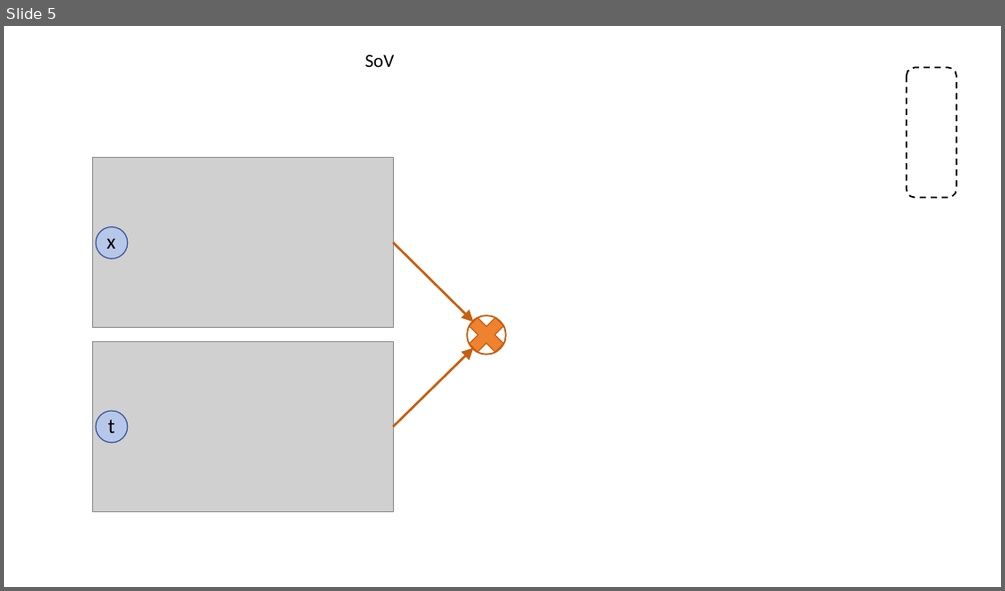
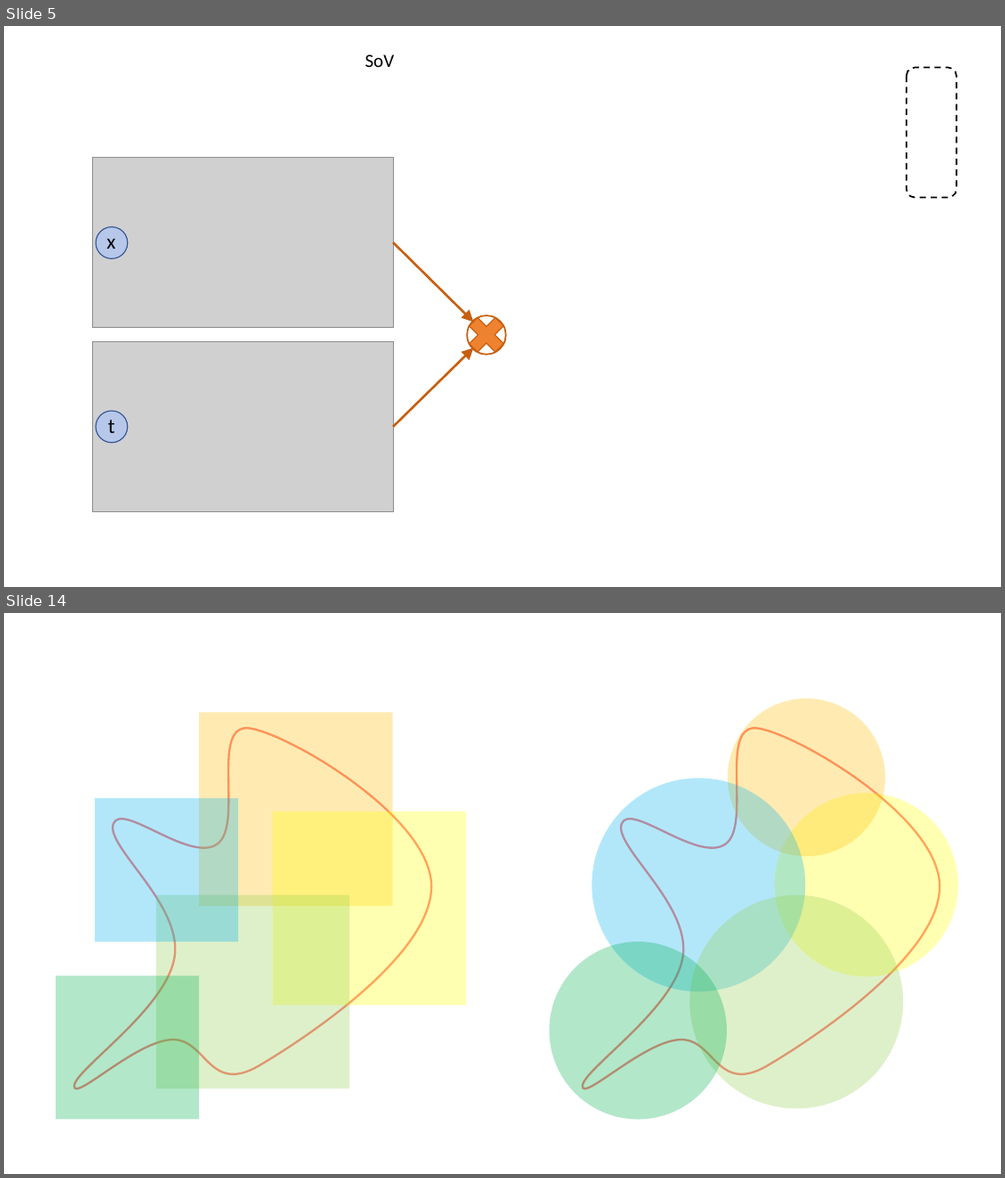
Before and after one commit to hanrui2003/pinn-pytorch, a slide deck: MLDA/论文画图.pptx. Shown one above the other, each under a label of ours: slide 5 before the commit, slides 5 and 14 after it; the slides between them are not shown. The pictures are 1005x591 and 1005x1178 pixels, drawn with LibreOffice and Linux fonts; fonts in the diff are those of the drawing; grey boxes stand for pictures. Boxes give left, top, right and bottom in pixels: in the first picture for what was removed or moved away, otherwise in the second. Text is boxed around its words. In the diff, an @@ line names an element or a change of style, - is before the commit and + after.

```diff
--- a/MLDA/论文画图.pptx
+++ b/MLDA/论文画图.pptx
@@ slide 14 added at [4, 613, 1001, 1174], background #FFFFFF @@
@@ rectangle added at [199, 713, 393, 906], fill #FFC000 at 30% opacity @@
@@ ellipse added at [728, 698, 886, 856], fill #FFC000 at 30% opacity @@
@@ freeform shape added at [74, 728, 432, 1088], outline #FF0000 2 pt @@
@@ freeform shape added at [582, 728, 940, 1088], outline #FF0000 2 pt @@
@@ rectangle added at [96, 798, 239, 942], fill #00B0F0 at 30% opacity @@
@@ ellipse added at [591, 779, 805, 991], fill #00B0F0 at 30% opacity @@
@@ ellipse added at [774, 793, 958, 977], fill #FFFF00 at 30% opacity @@
@@ rectangle added at [273, 811, 466, 1005], fill #FFFF00 at 30% opacity @@
@@ rectangle added at [156, 895, 349, 1088], fill #92D050 at 30% opacity @@
@@ ellipse added at [689, 895, 903, 1108], fill #92D050 at 30% opacity @@
@@ ellipse added at [550, 941, 727, 1119], fill #00B050 at 30% opacity @@
@@ rectangle added at [56, 976, 199, 1119], fill #00B050 at 30% opacity @@
```
Also in this commit, not shown: 2 other slides added.
